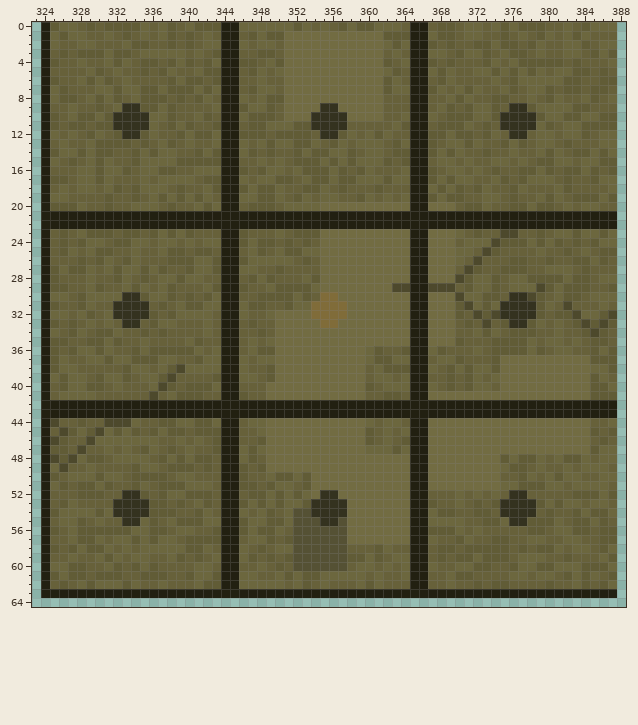
Two versions of one pixel-art file, maps/marble/textures/marble.ase. This is how it looked before the edit.
650x650 pixels, 1 frame. Colours within 5 levels of each other are drawn and written as one. Shown: x 323..388, y 0..64. The commit also changed other parts of the picture, which this record leaves out.
After the commit:
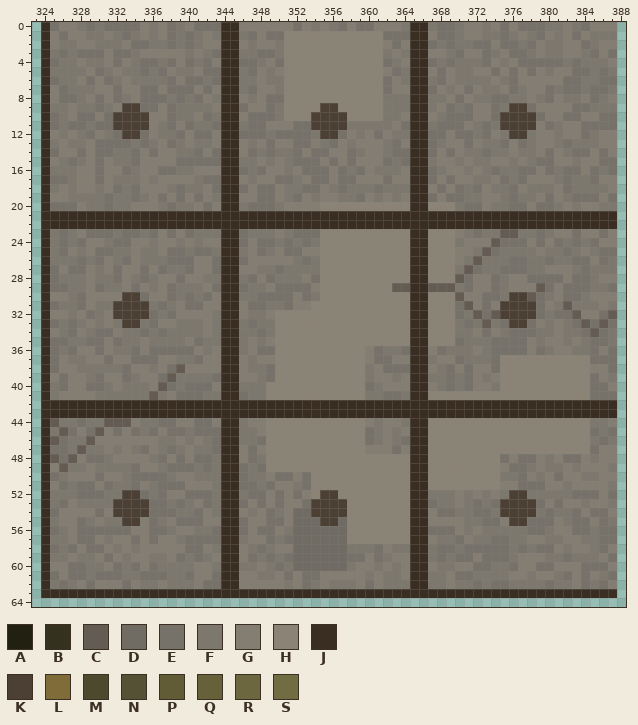
Palette (. is transparent): A #222011  B #34321f  C #645c52  D #706c64  E #777269  F #7d786d  G #847e72  H #8b8476  J #3a2d21  K #4c4034  L #806c39  M #4d492c  N #555134  P #615c36  Q #67613a  R #6c673e  S #726c42
The edit:
layer "Flattened" added
layer "Layer 1" removed
Changed rows in their new state; - is an unchanged pixel.
Layer "Flattened":
first column x 324:
 0 JEGGFEFEEEEGFGEFGEEEJJGGGGGGEGFGFEGEEGGGFJJFEEFGGFGEGEEEFFGFEGGG
 1 JGEGGFFGFEFGFGEFEFGFJJFEGEEHHHHHHHHHHHEEEJJGEEFGGFFEFGFEGFGEGFFF
 2 JGFFGGFFFGEEFFEFEFGGJJGFGGFHHHHHHHHHHHGEGJJEFEFFEEGEEFEGFFGGEFGG
 3 JFEFEEEGEEFGGGGGFGFEJJFFEEFHHHHHHHHHHHFGFJJGGFEGGEFGEEFGFFGGFEGE
 4 JEFFGFFGEGFEEFEGEFEGJJEEFGEHHHHHHHHHHHEFGJJEFEFFFEGFGEEEEEFEFFFG
 5 JFFFFGEFGFFEFEGFFGEEJJFEGFGHHHHHHHHHHHGEFJJGEGFFGGEGEGEGFGGEEFEF
 6 JEFFGEGEFGFFFFEGEEFEJJFFGFFHHHHHHHHHHHEGFJJFEGFFFFGFEGGGGGEEFFEE
 7 JGEFFFGGEGGEEGEEEGEGJJFEGGFHHHHHHHHHHHEGGJJEGFGEGFFGEFGGEFEEFEEF
 8 JGEEFGEGEFGEEEFEFEGFJJGFGEEHHHHHHHHHHHFFFJJFFGEGFFEEFFGFEGFFGEFG
 9 JFFGFFEFGKKEEGEFFFFGJJEGGEFHHHHKKHHHHHFFFJJFGEFEGGEFKKEGGGGEEFFF
10 JEFGEEGEKKKKGGEFFGEFJJGEEEFHHHKKKKHHHHFFGJJGFEEEGGEKKKKEGGEEGGEE
11 JEFEEFEEKKKKGFEGEFFEJJFEEGGGEEKKKKFFFFFGEJJFEEEGFEFKKKKGEFGGEEEE
12 JGFGFEGFEKKEGFFEGEEGJJEEEFEEEEFKKEGFGEGFFJJEEGEEFEGFKKFGGFGGEFGG
13 JFGFFGEEEEFEFGEFGFFGJJGFGEGGEEGFEGFGGGFEGJJEFGGEGFFEGEFGGFEFFFGG
14 JEGGEGEEFFEGEGGFFEGEJJGEFEFFEGEEGGEFGGFEEJJEGEGFFEFFGFFGEGFEEGEG
15 JGFEFGEGFFEGGGGEEEEEJJFFGFGFEEEGEGEGGGEFEJJFGGFGFFGGFGFEEGGFGGEE
16 JFFFGGEGGEFGGEEFFGGGJJEFEGGFGEEEGEFEGFFFGJJEFGGFGFEFFEEGEFEEGEFE
17 JEEFGGEGFFFGFGGGGFEEJJGFGGEEFGEEGEEGGGEGGJJEGEGGFFGEFEGGGFEFFEGG
18 JFGFGGFGEFEGGGFEFFGEJJEGEEGFFEEGFEFFFEFFFJJGEGEFEGFFEGFFFGEFFFFG
19 JGGFFFFEFFEFGEGEGEGFJJGGEEGFEGFGGFFEGFGFGJJEGEEFFGGFEFFGEGFEEEGE
20 JEEEGFFEFFGGGFEFFGEGJJFEEEFGGGGHHHHHHHHHHJJHHHFEEGFFEEGEEFGFGGFF
21 JJJJJJJJJJJJJJJJJJJJJJJJJJJJJJJJJJJJJJJJJJJJJJJJJJJJJJJJJJJJJJJJ
22 JJJJJJJJJJJJJJJJJJJJJJJJJJJJJJJJJJJJJJJJJJJJJJJJJJJJJJJJJJJJJJJJ
23 JFEFGEEEFEEFEGEGEFFFJJEFFFGFEEEHHHHHHHHHHJJHHHGFEFFCCFFEFGGEGGEG
24 JFEFEGGFEEGGFGGFGFGGJJEGEEFEFEFHHHHHHHHHHJJHHHFGGGCEEEGEGEFEFEGG
25 JFEGFGEEFFGFFGEEFEEFJJFGEFGEEGGHHHHHHHHHHJJHHHGGFCEFFFFGFFEFGFEE
26 JFFFEFEGFEGFFFEEEGGEJJEGGGGGFEFHHHHHHHHHHJJHHHGFCFFFEEFFEFFEEGEF
27 JEGEEGFGEGGEGEFFEGGEJJGGFFEFFFFHHHHHHHHHHJJHHHFCEFFEEEFFGGGFEFFF
28 JEFFFGFFEGFEFGGEGGFFJJFEGEFFFGEHHHHHHHHHHJJHHHCEGGEFGGEEEEGEEFGG
29 JEEFFGEFFGEGFGEFFFGEJJEFFGEEEEGHHHHHHHHCCJJCCCFEGGEFGGGCEGEEEFFE
30 JGGFEGGGGKKEGGEFEFEGJJFFEEEEGEFHHHHHHHHHHJJHHHCGGEEFKKCEFGEEFGGG
31 JEFFEGFFKKKKFEFGEEGGJJGEEFFEGGHHHHHHHHHHHJJHHHECGEGKKKKEGFCFFFGF
32 JGGFGEFGKKKKEFEGGGGFJJGFFGHHHHHHHHHHHHHHHJJHHHEFCECKKKKEFEECGGEC
33 JEFEFGFGFKKFEGGFFFGFJJFEFFHHHHHHHHHHHHHHHJJHHHFEFCFEKKEGFGFECECE
34 JGFEGFEEGFFEFEFFFFGFJJFFEFHHHHHHHHHHHHHHHJJHHHFFGEGFEEEFFGFFECEF
35 JEEFFEEGEFFGFFFFGEFFJJFGFGHHHHHHHHHHHHHHHJJHHHEFFFEEEEGFGGFGFEEF
36 JEFEGGEGFFEGEEEEEGFGJJFGEEHHHHHHHHHHGEFFEJJGEFFFGFEEEEGEFGGFFEGE
37 JEGFFGGEGGEEEGGFFEGGJJGFGGHHHHHHHHHHGEEGGJJFGGEFFFEHHHHHHHHHHEEE
38 JEGGFFFFFEGGFGECGGGGJJGFFEHHHHHHHHHHFGEEEJJGFEGEGGEHHHHHHHHHHGGE
39 JGEGGFEGGEFGGECFFFFEJJGGFEHHHHHHHHHHFGGFGJJFFEFEGFGHHHHHHHHHHEGF
40 JFEGGEEFGFFFGCEFEEEGJJFFFHHHHHHHHHHHEFGGGJJGFEFEGGFHHHHHHHHHHEEG
41 JFGGGGFFFFFFCFGEEEFFJJEFFHHHHHHHHHHHFFEEFJJHHHHHHHHHHHHHHHHHHEEE
42 JJJJJJJJJJJJJJJJJJJJJJJJJJJJJJJJJJJJJJJJJJJJJJJJJJJJJJJJJJJJJJJJ
43 JJJJJJJJJJJJJJJJJJJJJJJJJJJJJJJJJJJJJJJJJJJJJJJJJJJJJJJJJJJJJJJJ
44 JCFFEFFCCCGFFEEGGEEGJJFGGHHHHHHHHHHHGFGGFJJHHHHHHHHHHHHHHHHHHFFG
45 JFCEGECGEGEFEGEEFEEEJJFFGHHHHHHHHHHHEFGFGJJHHHHHHHHHHHHHHHHHHEFE
46 JCEFFCGGGGGGGFFGFGFEJJFFEHHHHHHHHHHHEFGFEJJHHHHHHHHHHHHHHHHHHFEF
47 JEEFCFFGFGFEGFEFGFFEJJGEGHHHHHHHHHHHGGGEGJJHHHHHHHHHHHHHHHHHHEGG
48 JCECGEEFGGGGFEGEGEEFJJGEFHHHHHHHHHHHHHHHHJJHHHHHHHHEGEEGFGEEGFGG
49 JGCFFGFFFFEGGFEEEFEFJJEFEHHHHHHHHHHHHHHHHJJHHHHHHHHGEEFGFFGFGGGF
50 JEFGGGEGGFEEEEFGGFFFJJEFFGEEGEHHHHHHHHHHHJJHHHHHHHHFFEGFGEGGFFGG
51 JGEFEEGEFFEGFEEEGGGFJJEEFEGGFEHHHHHHHHHHHJJHHHHHHHHGGEEEGGFGGGGF
52 JFFFEEEFFKKEFEGGEEEFJJFEEGEGEGHKKHHHHHHHHJJFFFGFGFGFKKFFFFFEEEGE
53 JFEGFFFFKKKKEEFEFGEFJJEGEGEGGEKKKKHHHHHHHJJEFFGFEFEKKKKEGEGGFGGF
54 JEGGGGEGKKKKEEEFFEGFJJGFGEFGDDKKKKHHHHHHHJJGEEFFEEFKKKKFEFFEGEEG
55 JFGGEFGFFKKGEFGEEEGGJJEGGEEGDDDKKDHHHHHHHJJGGGGFFEEGKKEEEGFEEGEF
56 JEFGEEEEEEGGEEFGGFFEJJEGEEGFDDDDDDHHHHHHHJJEEEGFGFFFFFEEFGGEEFEE
57 JFFGEEGFGGEGEGGFEEEEJJFGGEFEDDDDDDHHHHHHHJJGFFEGFFEEFFGGFFGGFFEE
58 JEFEGEEGFGFGGGGGEEGFJJGFEFGGDDDDDDFFFEGFFJJFEEFEEEEEFEFEEGFGGFEG
59 JFFGFFGEGFGGFFGEFEFGJJGEFEFEDDDDDDEEGEFGGJJFEFEEGEEEFGGGFFEFFFGE
60 JGGEEFFGEFEGEFFFFGGFJJFFGFEFDDDDDDFGGFGFGJJGFFGGEEFFEGGEEGGGEEEG
61 JEGEEFEEEFFEEEFFEGGEJJGGFFGEGEEGGGGGFGFFGJJFFGEEFFFFGGFGGFEGEGFE
62 JFEFGEGGGEGFFGFFFGEEJJGGGGGFGEFGFFFGEGFFFJJFFGFFEFEEFFFFEFFGEFEG
63 JJJJJJJJJJJJJJJJJJJJJJJJJJJJJJJJJJJJJJJJJJJJJJJJJJJJJJJJJJJJJJJJ
